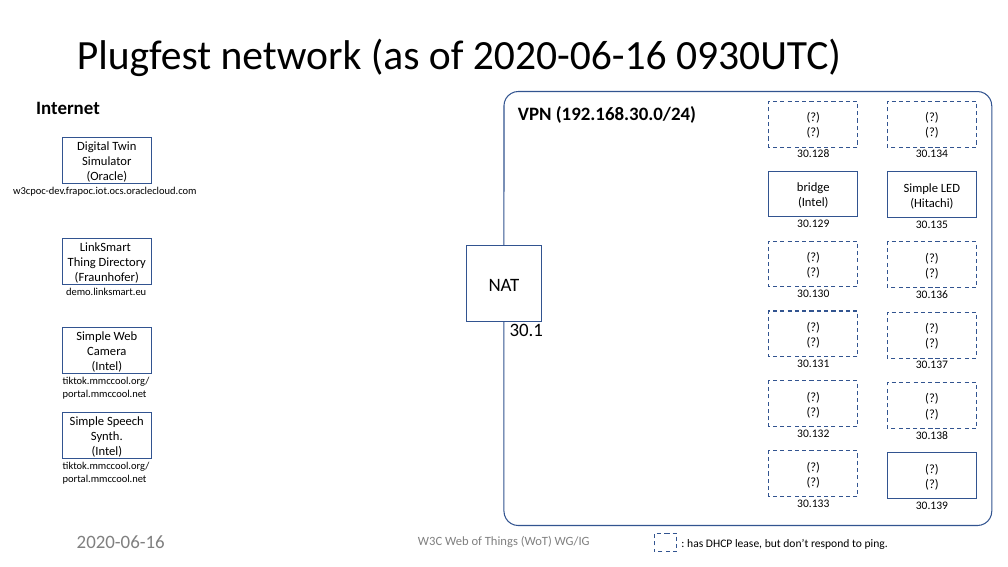
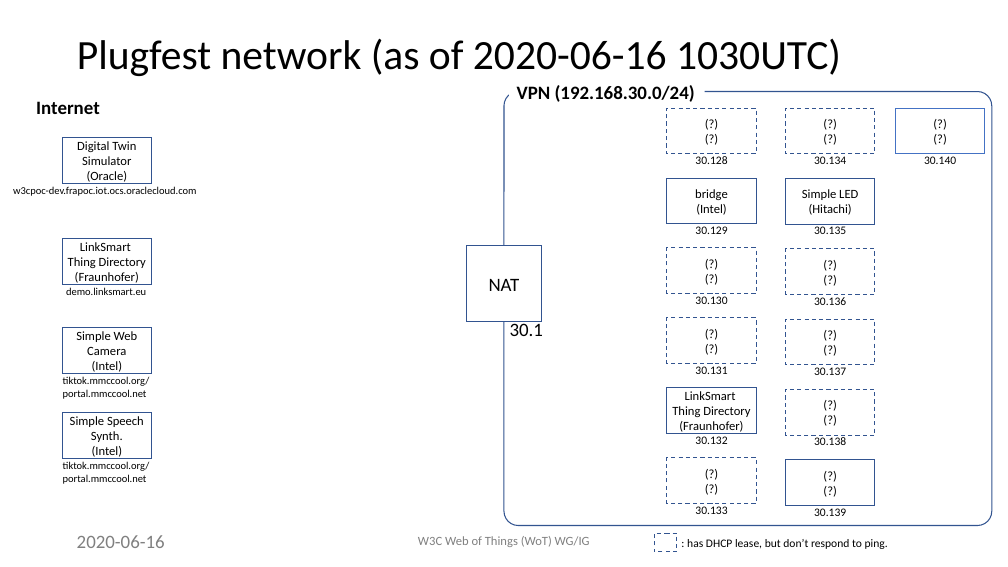
Before and after one commit to w3c/wot-testing, a slide deck: slide 1 of events/2020.06.Online/plugfestnetwork.pptx. Drawn at 1008x567 pixels with LibreOffice and Linux fonts; fonts in the diff are those of the drawing; background and template pictures are left out. Boxes give left, top, right and bottom in pixels: in the first picture for what was removed or moved away, otherwise in the second. Text is boxed around its words. In the diff, an @@ line names an element or a change of style, - is before the commit and + after.

```diff
--- a/events/2020.06.Online/plugfestnetwork.pptx
+++ b/events/2020.06.Online/plugfestnetwork.pptx
@@ title at bbox=[77, 38, 841, 76]: text changed @@
-Plugfest network (as of 2020-06-16 0930UTC)
+Plugfest network (as of 2020-06-16 1030UTC)
@@ text "VPN (192.168.30.0/24)": place and size @@
-text "VPN (192.168.30.0/24)" at bbox=[518, 106, 696, 123]
+text "VPN (192.168.30.0/24)" at bbox=[517, 85, 695, 102]
@@ rectangle added at bbox=[896, 108, 985, 154], fill #FFFFFF, outline #4472C4 1 pt, 12 pt, text #000000 @@
+(?)
+(?)
@@ text added at bbox=[924, 156, 956, 164], 11 pt, text #000000 @@
+30.140
@@ text "30.130": place and size @@
-text "30.130" at bbox=[797, 289, 829, 297]
+text "30.130" at bbox=[695, 296, 727, 304]
@@ 12 rectangles, 11 texts: place and size @@
-12 rectangles, 11 texts at bbox=[769, 101, 977, 509]
+12 rectangles, 11 texts at bbox=[667, 108, 875, 516]
@@ rectangle "LinkSmart" at bbox=[667, 388, 756, 434]: outline #325491 1 pt dashed to #325491 1 pt @@
@@ text in rectangle at bbox=[672, 391, 750, 434]: text changed @@
-(?)
-(?)
+LinkSmart
+Thing Directory
+(Fraunhofer)
```
Also in this commit, not shown: 1 other file.
